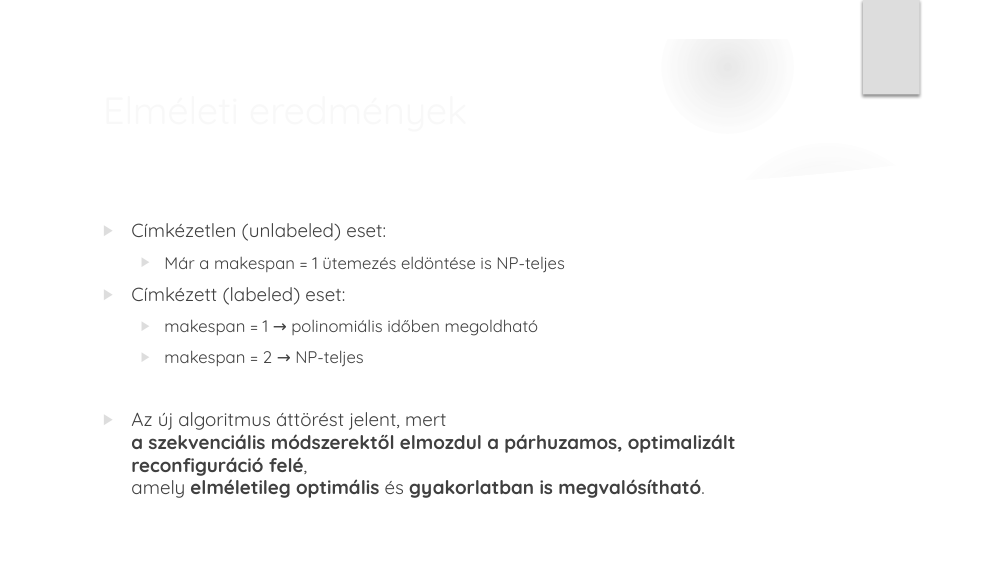
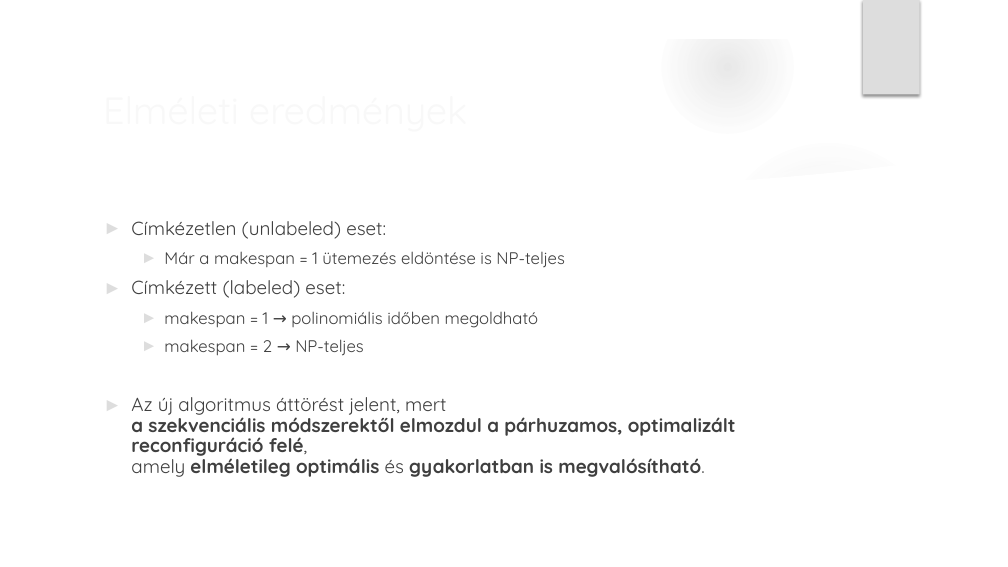
Before and after one commit to xlykoi/Szamitogepes-halozatok, a slide deck: slide 6 of Sliding Squares in Parallel.pptx. Drawn at 1008x567 pixels with LibreOffice and Linux fonts; fonts in the diff are those of the drawing; background and template pictures are left out. Boxes give left, top, right and bottom in pixels: in the first picture for what was removed or moved away, otherwise in the second. Text is boxed around its words. In the diff, an @@ line names an element or a change of style, - is before the commit and + after.

```diff
--- a/Sliding Squares in Parallel.pptx
+++ b/Sliding Squares in Parallel.pptx
@@ text "Címkézetlen (unlabeled) eset:" at [131, 221, 736, 477]: text colour #404040 to #3F3F3F; bullet ▶ to ►; line spacing 1 to 0.9; less space between paragraphs @@
```
Also in this commit, not shown: 21 other slides changed, 8 slides added.
